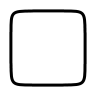
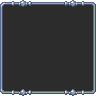
Revision of a layered (96, 96) image; what changed, layer by layer:
renamed "Layer" to "listbox", moved it above "Layer", painted on it over left=0, top=0, right=96, bottom=96
removed layer "Layer #5" over left=10, top=11, right=85, bottom=85
renamed "Layer #4" to "Layer", opacity 100% → 89%, painted on it over left=3, top=5, right=93, bottom=92
removed layer "Layer #3" over left=32, top=83, right=64, bottom=87
removed layer "Layer #2" over left=9, top=32, right=13, bottom=64
removed layer "Layer #1" over left=32, top=9, right=64, bottom=13
removed layer "Layer copy #2" over left=64, top=9, right=87, bottom=32
removed layer "Layer copy #1" over left=64, top=64, right=87, bottom=87
removed layer "Layer copy" over left=9, top=64, right=32, bottom=87
